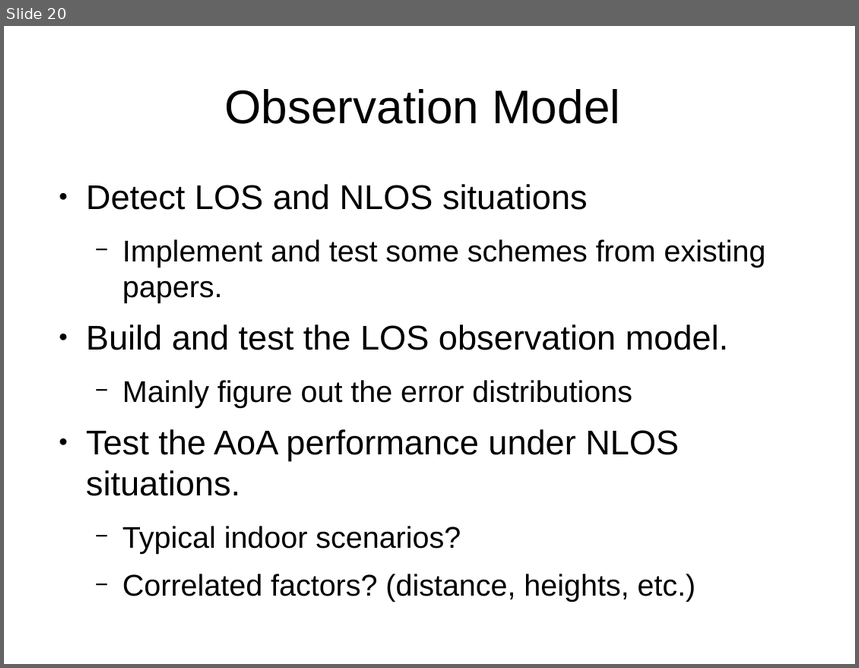
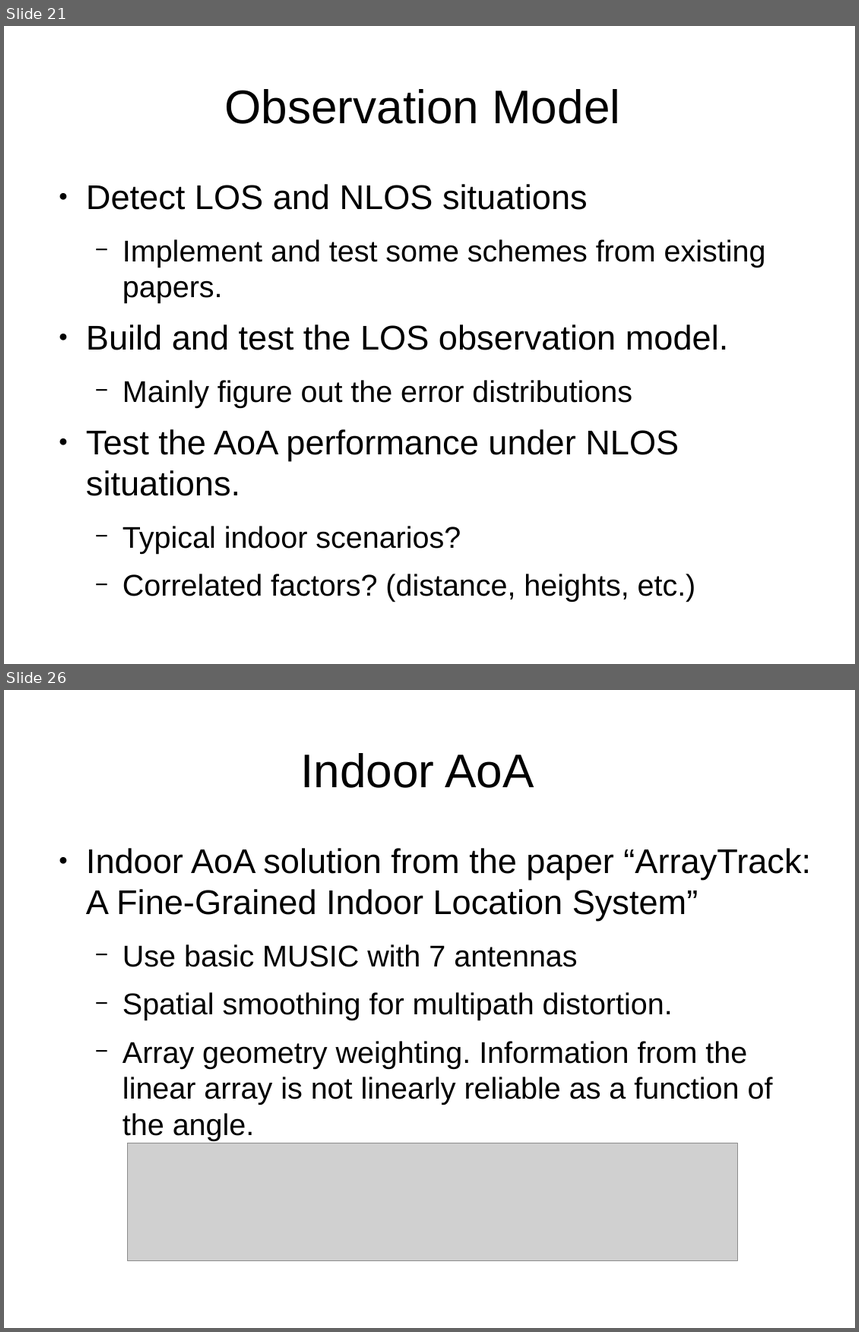
Before and after one commit to HSID/Localization, a slide deck: light-weight-indoor-localization.odp. Shown one above the other, each under a label of ours: slide 20 before the commit, slides 21 and 26 after it; the slides between them are not shown. The pictures are 859x668 and 859x1332 pixels, drawn with LibreOffice and Linux fonts; fonts in the diff are those of the drawing; grey boxes stand for pictures. Boxes give left, top, right and bottom in pixels: in the first picture for what was removed or moved away, otherwise in the second. Text is boxed around its words. In the diff, an @@ line names an element or a change of style, - is before the commit and + after.

```diff
--- a/light-weight-indoor-localization.odp
+++ b/light-weight-indoor-localization.odp
@@ slide 26 added at [4,690,855,1328], background #FFFFFF @@
@@ title added at [301,753,534,788], 44 pt, text #000000 @@
+Indoor AoA
@@ text added at [86,848,811,1141], 28 pt, text #000000 @@
+● Indoor AoA solution from the paper “ArrayTrack: A Fine-Grained Indoor Location System”
+  − Use basic MUSIC with 7 antennas
+  − Spatial smoothing for multipath distortion.
+  − Array geometry weighting. Information from the linear array is not linearly reliable as a function of the angle.
@@ picture added at [128,1144,738,1262] @@
@@ what was slide 20 is now slide 21 @@
```
Also in this commit, not shown: 2 slides changed, 6 other slides added, 1 slide removed.
